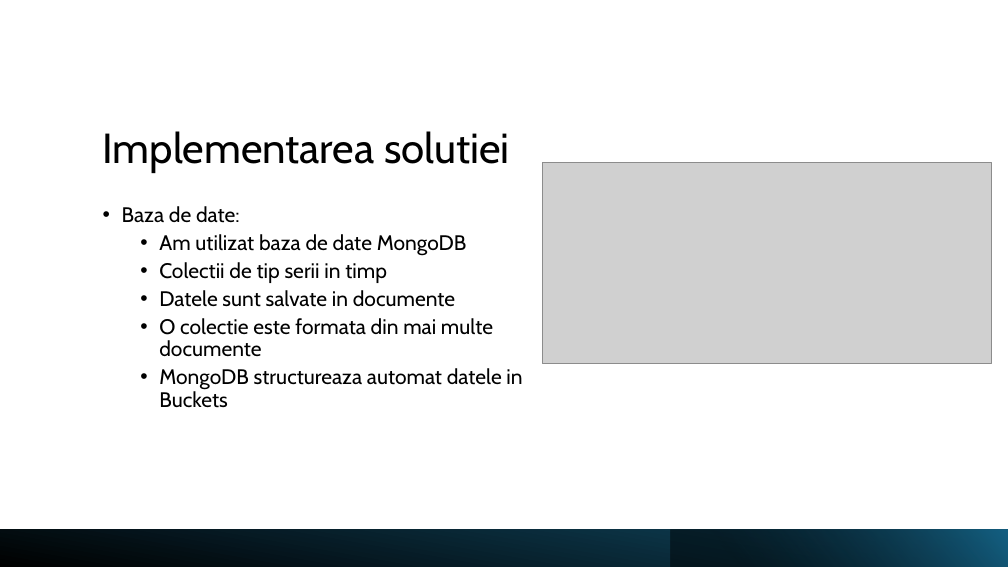
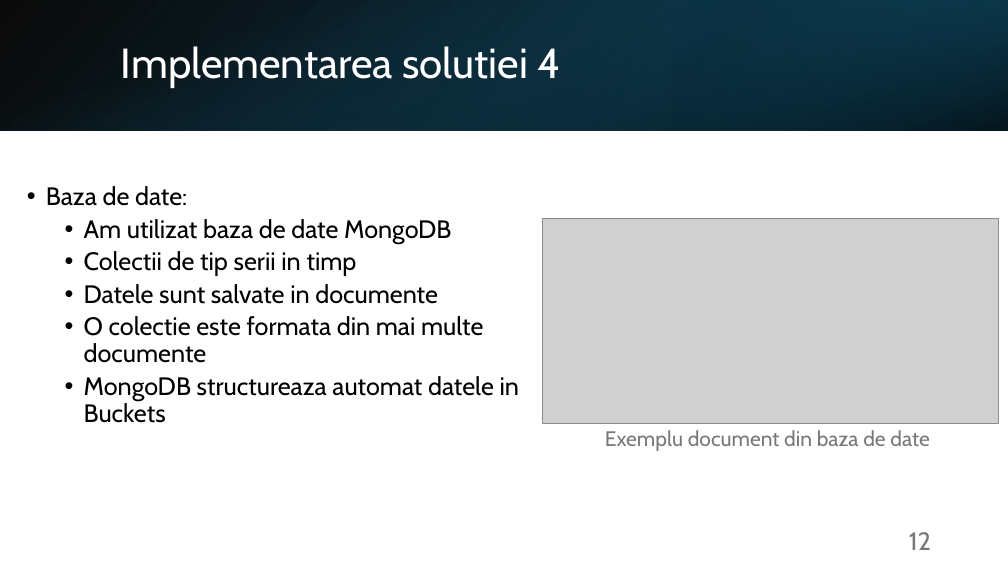
Before and after one commit to Coposescu/IoTDocumentation, a slide deck: slide 12 of Coposescu_Mihai_Octavian_prezentare.pptx (slide 13 before the commit). Drawn at 1008x567 pixels with LibreOffice and Linux fonts; fonts in the diff are those of the drawing; grey boxes stand for pictures. Boxes give left, top, right and bottom in pixels: in the first picture for what was removed or moved away, otherwise in the second. Text is boxed around its words. In the diff, an @@ line names an element or a change of style, - is before the commit and + after.

```diff
--- a/Coposescu_Mihai_Octavian_prezentare.pptx
+++ b/Coposescu_Mihai_Octavian_prezentare.pptx
@@ rectangle added at (x1=0, y1=0, x2=1008, y2=130), fill gradient #000000 to #104862 @@
@@ rectangle added at (x1=0, y1=0, x2=1008, y2=130), fill gradient #156082 to #000000 @@
@@ title "Implementarea solutiei 4" at (x1=121, y1=46, x2=561, y2=88): vertical alignment bottom to middle @@
@@ rectangle added at (x1=672, y1=0, x2=1008, y2=130), fill gradient #0B3041 to #156082 @@
@@ title at (x1=121, y1=46, x2=561, y2=88): text changed; text colour #000000 to #FFFFFF @@
-Implementarea solutiei
+Implementarea solutiei 4
@@ text "Baza de date:" moved from (x1=122, y1=206, x2=522, y2=408) to (x1=46, y1=186, x2=519, y2=423) @@
@@ text "Baza de date:" at (x1=46, y1=186, x2=519, y2=423): size 20 to 24 pt @@
@@ picture resized from (x1=542, y1=162, x2=992, y2=363) to (x1=542, y1=219, x2=999, y2=423) @@
@@ text added at (x1=605, y1=430, x2=929, y2=451), 20 pt, text #797979 @@
+Exemplu document din baza de date
@@ rectangle removed at (x1=0, y1=530, x2=1008, y2=567) @@
@@ rectangle removed at (x1=671, y1=530, x2=1008, y2=567) @@
@@ page number added at (x1=909, y1=532, x2=931, y2=550), 24 pt, text #797979 @@
+12
```
Also in this commit, not shown: 16 other slides changed, 5 slides added, 6 slides removed, 9 other files.
